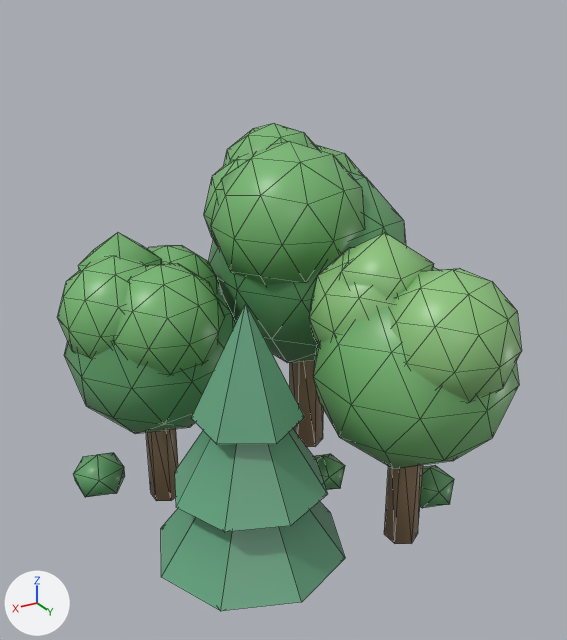
A saved change to the glTF model county-tycoon/assets/resources/models3d/terrain-forest-0.glb.
Before and after are seen from a camera (50 mm lens) standing at (1.21, 1.697, 1.015) and looking at (0.512, 0.534, 0.434). Arrows for +X, +Y and +Z are at lower left; the lights stay in place. The picture after the commit comes second. Mesh edges are drawn as thin lines. Vertices at exactly the same position are counted once.

Objects in the first picture: 'terrain-forest-0'.
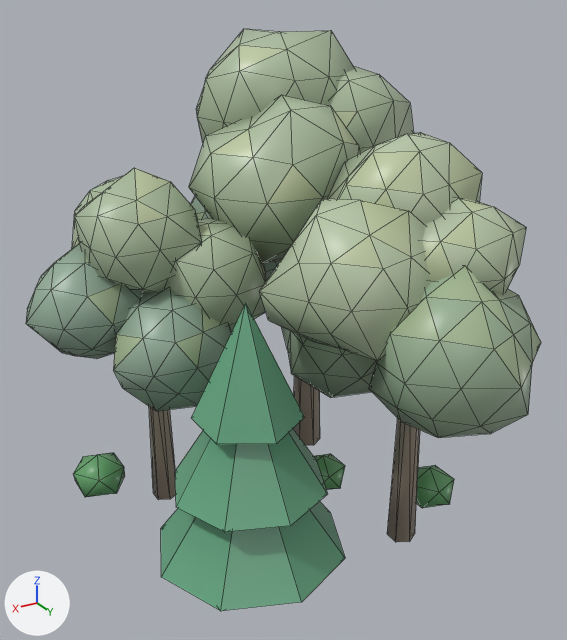
Diff of the bpy script that builds the scene:
```diff
--- a/county-tycoon/assets/resources/models3d/terrain-forest-0.glb.py
+++ b/county-tycoon/assets/resources/models3d/terrain-forest-0.glb.py
@@ me_柱体 @@
-me_柱体.from_pydata(...)  # 679 vertices, 1258 faces; spans x -0.244..0.527, y -0.636..0.2, z -0.134..0.619
+me_柱体.from_pydata(...)  # 1081 vertices, 1978 faces; spans x -0.264..0.599, y -0.671..0.266, z -0.216..0.718
+# me_柱体 part 1: a new loose piece, a 6-sided cut cone along z (radius 0.028 at the low end, 0.019 at the high end) spanning x -0.024..0.024, y -0.028..0.028, z -0.21..0.21, in mat_lit
+# me_柱体 part 2: the loose piece of 9 vertices spanning x 0.194..0.466, y -0.156..0.116, z 0.102..0.323 is moved by (0.0, 0.0, -0.082)
+# me_柱体 part 3: the loose piece of 7 vertices spanning x 0.249..0.411, y -0.114..0.073, z 0.229..0.433 is moved by (0.0, 0.0, -0.082)
+# me_柱体 part 4: a new loose piece, a 6-sided cut cone along z (radius 0.033 at the low end, 0.022 at the high end) spanning x -0.059..-0.001, y -0.433..-0.367, z -0.21..0.294, in mat_lit
+# me_柱体 part 5: a new loose piece, a 6-sided cut cone along z (radius 0.026 at the low end, 0.017 at the high end) spanning x 0.328..0.372, y -0.396..-0.344, z -0.21..0.182, in mat_lit
+# me_柱体 part 6: the loose piece of 12 vertices spanning x -0.003..0.092, y -0.261..-0.17, z -0.133..-0.048 is moved by (0.0, 0.0, -0.083)
+# me_柱体 part 7: the loose piece of 12 vertices spanning x -0.167..-0.063, y -0.104..-0.005, z -0.133..-0.041 is moved by (0.0, 0.0, -0.082)
+# me_柱体 part 8: the loose piece of 42 vertices spanning x -0.178..0.178, y -0.188..0.188, z 0.06..0.435 is rebuilt with 42 vertices and now spans x -0.131..0.162, y -0.015..0.266, z 0.098..0.399
+# me_柱体 part 9: the loose piece of 42 vertices spanning x -0.087..0.135, y -0.571..-0.337, z 0.385..0.619 is rebuilt with 42 vertices and now spans x -0.146..0.18, y -0.596..-0.298, z 0.401..0.718
+# me_柱体 part 10: the loose piece of 42 vertices spanning x 0.193..0.396, y -0.519..-0.306, z 0.198..0.412 is rebuilt with 42 vertices and now spans x 0.229..0.482, y -0.547..-0.306, z 0.212..0.477
+# me_柱体 part 11: the loose piece of 42 vertices spanning x -0.077..0.161, y -0.187..0.063, z 0.216..0.467 is rebuilt with 42 vertices and now spans x -0.021..0.287, y -0.148..0.123, z 0.224..0.488
+# me_柱体 part 12: the loose piece of 42 vertices spanning x -0.106..0.201, y -0.516..-0.193, z 0.278..0.601 is rebuilt with 42 vertices and now spans x -0.067..0.266, y -0.438..-0.165, z 0.293..0.614
+# me_柱体 part 13: the loose piece of 42 vertices spanning x 0.313..0.527, y -0.476..-0.252, z 0.201..0.426 is rebuilt with 42 vertices and now spans x 0.339..0.599, y -0.464..-0.248, z 0.143..0.382
+# me_柱体 part 14: the loose piece of 42 vertices spanning x -0.123..0.114, y -0.05..0.2, z 0.206..0.455 is rebuilt with 42 vertices and now spans x -0.142..0.089, y -0.053..0.158, z 0.272..0.48
+# me_柱体 part 15: the loose piece of 42 vertices spanning x -0.223..0.075, y -0.636..-0.322, z 0.254..0.568 is rebuilt with 42 vertices and now spans x -0.197..0.085, y -0.671..-0.421, z 0.27..0.527
+# me_柱体 part 16: the loose piece of 42 vertices spanning x 0.246..0.465, y -0.416..-0.185, z 0.186..0.417 is rebuilt with 42 vertices and now spans x 0.137..0.377, y -0.397..-0.183, z 0.16..0.404
+# me_柱体 part 17: the loose piece of 12 vertices spanning x -0.042..0.132, y -0.128..0.038, z 0.3..0.495 is rebuilt with 42 vertices and now spans x -0.145..0.128, y -0.172..0.068, z 0.304..0.573
+# me_柱体 part 18: 174 vertices removed from x -0.244..0.516, y -0.625..0.034, z -0.127..0.583; 510 vertices added at x -0.264..0.494, y -0.572..0.132, z 0.041..0.658
+# other edits to the shape of me_柱体 do not show in these pictures
 me_柱体.materials.append(mat_lit)
@@ ob_terrain_forest_0 @@
 ob_terrain_forest_0 = bpy.data.objects.new('terrain-forest-0', me_柱体)
-ob_terrain_forest_0.location = (0.35, 0.72, 0.128)
+ob_terrain_forest_0.location = (0.35, 0.72, 0.21)
```

Pixel boxes [x1, y1, x2, y2] of what changed, in the pictures (567 x 640 px; the box of a moved part takes in the faces that stretch with it):
'terrain-forest-0', reshaped, moved (11% wider, 19% taller): before [57, 124, 522, 611]; after [26, 29, 541, 611]
part 1 of me_柱体, added: after [387, 418, 420, 542]
part 2 of me_柱体, moved or reshaped: [175, 429, 327, 532] in both
part 3 of me_柱体, moved or reshaped: [191, 303, 305, 444] in both
part 4 of me_柱体, added: after [293, 376, 320, 445]
part 5 of me_柱体, added: after [149, 406, 176, 499]
part 6 of me_柱体, moved or reshaped: [314, 454, 345, 490] in both
part 7 of me_柱体, moved or reshaped: before [420, 465, 454, 508]; after [416, 465, 454, 508]
part 8 of me_柱体, rebuilt (16% narrower, 15% shorter): before [313, 267, 519, 469]; after [369, 266, 541, 438]
part 9 of me_柱体, rebuilt: before [224, 124, 319, 166]; after [196, 29, 355, 143]
part 10 of me_柱体, rebuilt (mostly hidden afterwards): before [148, 245, 222, 291]; after [72, 176, 197, 249]
part 11 of me_柱体, rebuilt: before [309, 248, 398, 345]; after [259, 199, 431, 361]
part 12 of me_柱体, rebuilt (12% wider, 17% taller): before [211, 141, 364, 285]; after [189, 95, 360, 263]
part 13 of me_柱体, rebuilt: before [57, 256, 147, 358]; after [26, 243, 144, 359]
part 14 of me_柱体, rebuilt: before [391, 268, 522, 402]; after [422, 198, 526, 294]
part 15 of me_柱体, rebuilt (not visible afterwards): before [314, 144, 365, 177]
part 16 of me_柱体, rebuilt: before [114, 263, 225, 375]; after [164, 218, 266, 332]
part 17 of me_柱体, rebuilt (64% wider, 41% taller): before [340, 233, 434, 298]; after [327, 132, 482, 224]
part 18 of me_柱体, built on: before [64, 155, 423, 544]; after [74, 66, 414, 411]
